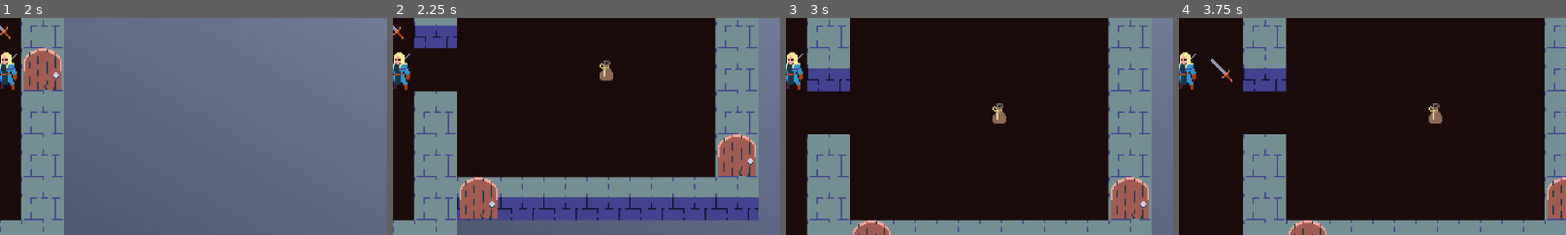
Above: before the commit, frames 1-4 (left to right).
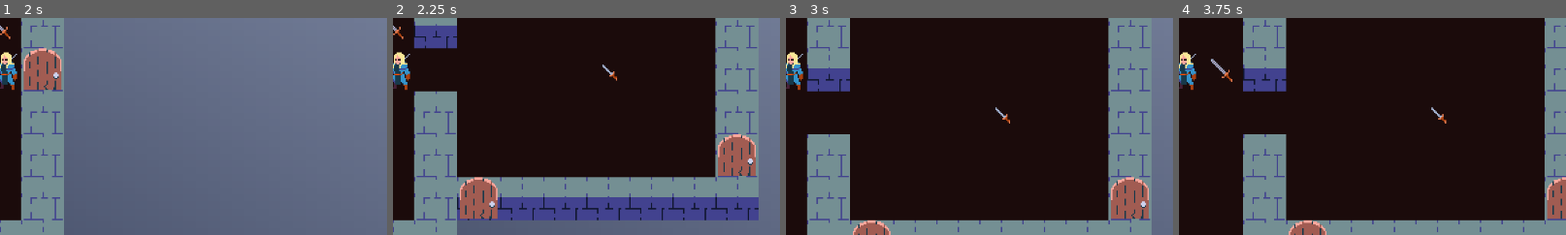
Above: after the commit, the same moments.

Repository: pryganss/TB-DCrawl
Game: Godot game, scene res://game.tscn
Two runs of this game, one before a commit and one after it. Both use one fixed random seed, a clock stepped at 60 frames per second and the inputs below.
Inputs:
- Up to frame 1 (2 s): tap Enter at 0.5 s; hold D (move_right) 0.53-1.28 s; tap Q (drop) at 0.6 s; tap Space (wait) at 1.25 s; hold S (move_down) from 1.28 s (still down); tap E (grab) at 1.35 s
- Up to frame 2 (2.25 s): tap Enter at 2 s; release S (move_down) at 2.03 s; hold D (move_right) from 2.03 s (still down); tap Space (wait) at 2.1 s
- Up to frame 3 (3 s): tap Space (wait) at 2.75 s; release D (move_right) at 2.78 s; hold W (move_up) from 2.78 s (still down); tap Q (drop) at 2.85 s
- Up to frame 4 (3.75 s): tap Enter at 3.5 s; release W (move_up) at 3.53 s; hold A (move_left) from 3.53 s (still down); tap E (grab) at 3.6 s
The pictures show only the part of the screen within x 50-100%, y 38-88%; the shares and areas given below are measured in that part.

Frame 1 is identical in both runs. In frame 2, 0.3% of the frame differs, in the area x 53-58%, y 19-30%; in frame 3, 0.3%; in frame 4, 0.3%, in the area x 64-70%, y 39-49%.

Commit message:
update definition resources

Diff:
--- a/Assets/Items/dagger_definition.tres
+++ b/Assets/Items/dagger_definition.tres
@@ -1,21 +1,25 @@
-[gd_resource type="Resource" script_class="ItemDefinition" load_steps=7 format=3 uid="uid://bjvo1nlhi1g0u"]
+[gd_resource type="Resource" script_class="ItemDefinition" load_steps=8 format=3 uid="uid://bjvo1nlhi1g0u"]
 
-[ext_resource type="Script" uid="uid://cm66je2ta2wej" path="res://src/Entities/Components/Definitions/component_definition.gd" id="1_et60n"]
-[ext_resource type="Script" uid="uid://dpy8seg2we2sy" path="res://src/Entities/Components/Definitions/melee_component_definition.gd" id="2_2ix13"]
-[ext_resource type="Script" uid="uid://dc7p4trvm8ub" path="res://src/Items/item_definition.gd" id="2_mankp"]
-[ext_resource type="Texture2D" uid="uid://1g1i42wlfv1l" path="res://Assets/default_item.tres" id="3_2ix13"]
-[ext_resource type="Script" uid="uid://bgnge8s0rq04j" path="res://src/Entities/Status/status_defintion.gd" id="3_hdhok"]
+[ext_resource type="Script" uid="uid://cm66je2ta2wej" path="res://src/Entities/Components/Definitions/component_definition.gd" id="1_2ix13"]
+[ext_resource type="Script" uid="uid://dpy8seg2we2sy" path="res://src/Entities/Components/Definitions/melee_component_definition.gd" id="2_hdhok"]
+[ext_resource type="Script" uid="uid://bgnge8s0rq04j" path="res://src/Entities/Status/status_defintion.gd" id="3_s3fhs"]
+[ext_resource type="Script" uid="uid://dc7p4trvm8ub" path="res://src/Items/item_definition.gd" id="4_nhac8"]
+[ext_resource type="Texture2D" uid="uid://bs2jaln6ch3ba" path="res://32rogues/items.png" id="5_6wyb2"]
 
 [sub_resource type="Resource" id="Resource_hdhok"]
-script = ExtResource("2_2ix13")
+script = ExtResource("2_hdhok")
 damage = Array[String](["1d3"])
 mod = 0
-status = Array[ExtResource("3_hdhok")]([])
+status = Array[ExtResource("3_s3fhs")]([])
 delay = 85
 metadata/_custom_type_script = "uid://dpy8seg2we2sy"
 
+[sub_resource type="AtlasTexture" id="AtlasTexture_pfnq5"]
+atlas = ExtResource("5_6wyb2")
+region = Rect2(0, 0, 32, 32)
+
 [resource]
-script = ExtResource("2_mankp")
-components = Array[ExtResource("1_et60n")]([SubResource("Resource_hdhok")])
-texture = ExtResource("3_2ix13")
+script = ExtResource("4_nhac8")
+components = Array[ExtResource("1_2ix13")]([SubResource("Resource_hdhok")])
+texture = SubResource("AtlasTexture_pfnq5")
 metadata/_custom_type_script = "uid://dc7p4trvm8ub"
Not shown: 2 places in Assets/Entities/Enemies/goblin_definition.tres that only renumber resources
Not shown: 1 places in Assets/Entities/drop_definition.tres that only renumber resources
